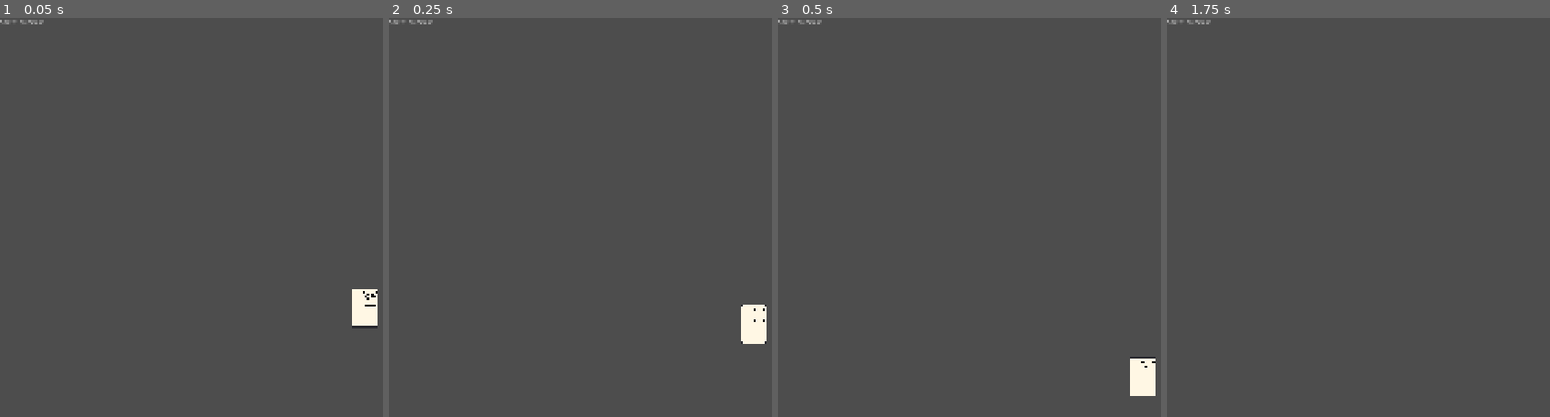
Above: before the commit, frames 1-4 (left to right).
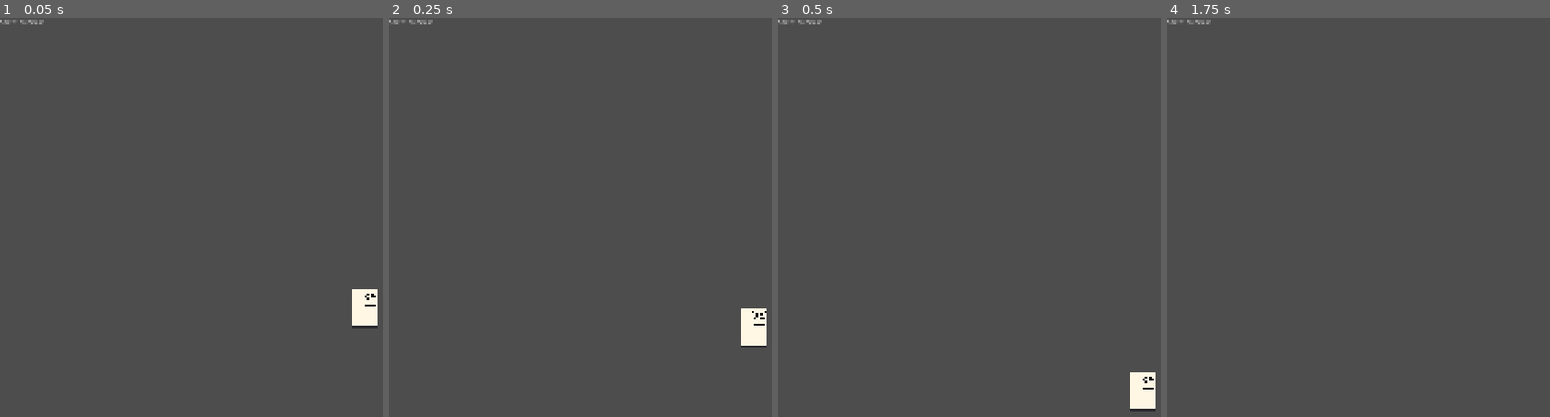
Above: after the commit, the same moments.

Repository: yasukawa426/2d-platformer-godot
Game: Godot game, scene res://scenes/player/player.tscn
Same seed, same stepped clock (60 frames per second), same inputs: the game is played once before the commit and once after it. This scene is started directly instead of the project's main scene.
Inputs (mouse positions are in pixels of both pictures, inside the frame that each line leads up to):
- Up to frame 1 (0.05 s): no input
- Up to frame 2 (0.25 s): no input
- Up to frame 3 (0.5 s): no input
- Up to frame 4 (1.75 s): move the mouse to (outside the picture) at 0.52 s; hold Space (jump) 0.53-1.28 s; hold D (move_right) from 0.53 s (still down); tap Enter at 1.25 s; move the mouse to (1385, 245) at 1.27 s; tap Space (jump) at 1.35, 1.52 s

The runs differ from the first frame. In frame 1, less than 0.1% of the frame differs, in the area x 94-99%, y 68-70%; in frame 2, 0.2%; in frame 3, 0.6%, in the area x 91-99%, y 84-99%; in frame 4, nothing differs.

Commit message:
feat: tweak jump force and increase gravity when falling

Diff:
--- a/scenes/player/state/fall_state.gd
+++ b/scenes/player/state/fall_state.gd
@@ -3,8 +3,11 @@
 @export var move_state: State
 @export var idle_state: State
 
+## The multiplier to apply to the gravity when falling (make it fall faster, for example).
+@export var _fall_gravity_multiplier: float = 1.2
+
 func process_physics(delta: float) -> State:
-	parent.velocity += _get_gravity() * delta
+	parent.velocity += _get_gravity() * delta * _fall_gravity_multiplier
 
 
 	var direction: float = Input.get_axis("move_left", "move_right")
--- a/scenes/player/state/jump_state.gd
+++ b/scenes/player/state/jump_state.gd
@@ -5,7 +5,7 @@
 @export var move_state: State
 
 ## Amount of vertical speed gained when jumping
-@export var jump_velocity: float = -1000
+@export var jump_velocity: float = -1400
 
 
 func enter() -> void:
